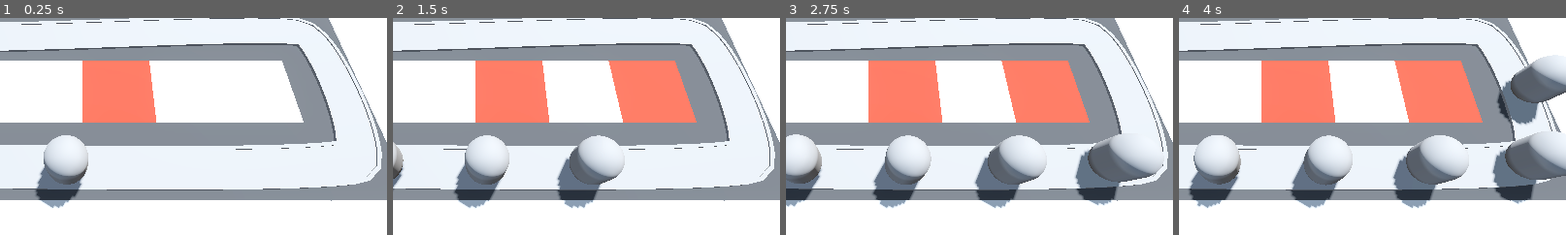
Above: before the commit, frames 1-4 (left to right).
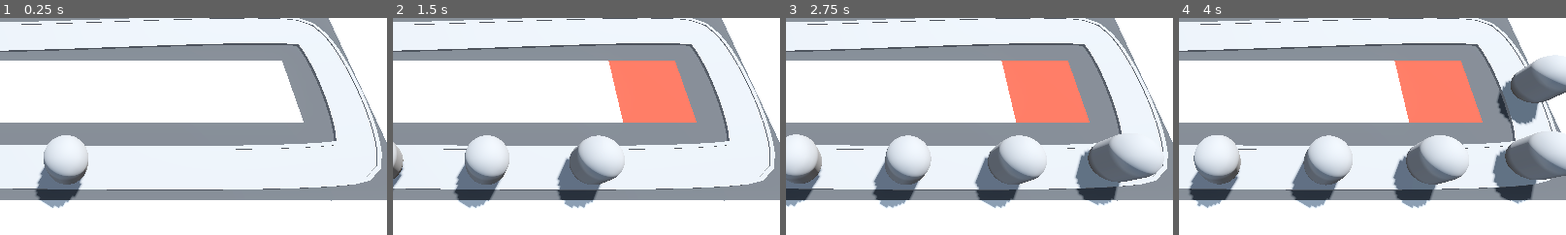
Above: after the commit, the same moments.

Repository: CoolGeorge12/Barbarian-Blaster
Game: Godot game, scene res://BaseLevel.tscn
Two runs of this game, one before a commit and one after it. Both use one fixed random seed, a clock stepped at 60 frames per second and the inputs below.
Inputs (mouse positions are % of the whole screen's width and height, from its top left):
- Up to frame 1 (0.25 s): no input
- Up to frame 2 (1.5 s): move the mouse to (72, 45) at 0.52 s; press the mouse at (72, 45) at 0.53 s; move the mouse to (30, 55) at 1.27 s; release the mouse at (30, 55) at 1.28 s; click (30, 55) at 1.35 s
- Up to frame 3 (2.75 s): move the mouse to (60, 28) at 2.02 s; press the mouse at (60, 28) at 2.03 s
- Up to frame 4 (4 s): move the mouse to (45, 70) at 2.77 s; release the mouse at (45, 70) at 2.78 s; click (45, 70) at 2.85 s; move the mouse to (80, 65) at 3.52 s; press the mouse at (80, 65) at 3.53 s
The pictures show only the part of the screen within x 39-89%, y 31-81%; the shares and areas given below are measured in that part.

The runs differ from the first frame. In frame 1, 5.2% of the frame differs, in the area x 21-41%, y 19-49%; in frame 2, 5.2%; in frame 3, 5.2%; in frame 4, 5.2%.

Commit message:
Add click input and improve ray picker interaction
Add a new "click" input action to project settings and update RayPickerCamera to give cursor feedback and only place cells when the click action is pressed (sets pointing-hand cursor while hovering, reverts to arrow otherwise). Also includes a minor numeric precision tweak to an Enemy transform in BaseLevel.tscn. These changes prevent accidental grid placement and provide clearer hover feedback.

Diff:
--- a/barbarian-blaster/BaseLevel.tscn
+++ b/barbarian-blaster/BaseLevel.tscn
@@ -99,7 +99,7 @@
 path_joined = false
 
 [node name="Enemy" parent="Path3D" unique_id=1869172133 instance=ExtResource("2_5x8ra")]
-transform = Transform3D(-0.028559439, 0, -0.9995802, 0, 1, 0, 0.9995802, 0, -0.028559439, -22, 0, 6)
+transform = Transform3D(-0.028559433, 0, -0.99958, 0, 1, 0, 0.99958, 0, -0.028559433, -22, 0, 6)
 
 [node name="Enemy2" parent="Path3D" unique_id=238428744 instance=ExtResource("2_5x8ra")]
 transform = Transform3D(-0.024007645, 0, -0.99970037, 0, 1, 0, 0.99970037, 0, -0.024007645, -17.001804, 0, 6.1290264)
--- a/barbarian-blaster/RayPickerCamera/ray_picker_camera.gd
+++ b/barbarian-blaster/RayPickerCamera/ray_picker_camera.gd
@@ -11,9 +11,13 @@
 	ray_cast_3d.force_raycast_update()
 
 	if ray_cast_3d.is_colliding():
+		Input.set_default_cursor_shape(Input.CURSOR_POINTING_HAND)
 		var collider = ray_cast_3d.get_collider()
 		if collider is GridMap:
-			var collision_point = ray_cast_3d.get_collision_point()
-			var cell = gridmap.local_to_map(collision_point)
-			if gridmap.get_cell_item(cell) == 0:
-				gridmap.set_cell_item(cell, 1)
+			if Input.is_action_pressed("click"):
+				var collision_point = ray_cast_3d.get_collision_point()
+				var cell = gridmap.local_to_map(collision_point)
+				if gridmap.get_cell_item(cell) == 0:
+					gridmap.set_cell_item(cell, 1)
+	else:
+		Input.set_default_cursor_shape(Input.CURSOR_ARROW)
--- a/barbarian-blaster/project.godot
+++ b/barbarian-blaster/project.godot
@@ -22,3 +22,11 @@
 [global_group]
 
 base=""
+
+[input]
+
+click={
+"deadzone": 0.2,
+"events": [Object(InputEventMouseButton,"resource_local_to_scene":false,"resource_name":"","device":-1,"window_id":0,"alt_pressed":false,"shift_pressed":false,"ctrl_pressed":false,"meta_pressed":false,"button_mask":1,"position":Vector2(548, 8),"global_position":Vector2(557, 56),"factor":1.0,"button_index":1,"canceled":false,"pressed":true,"double_click":false,"script":null)
+]
+}
